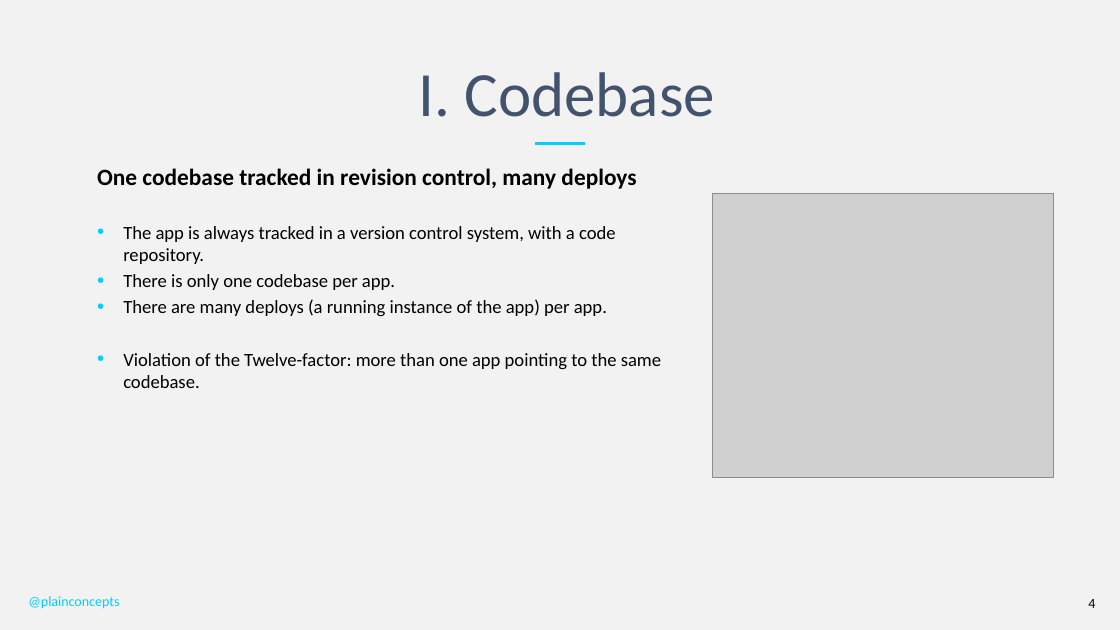
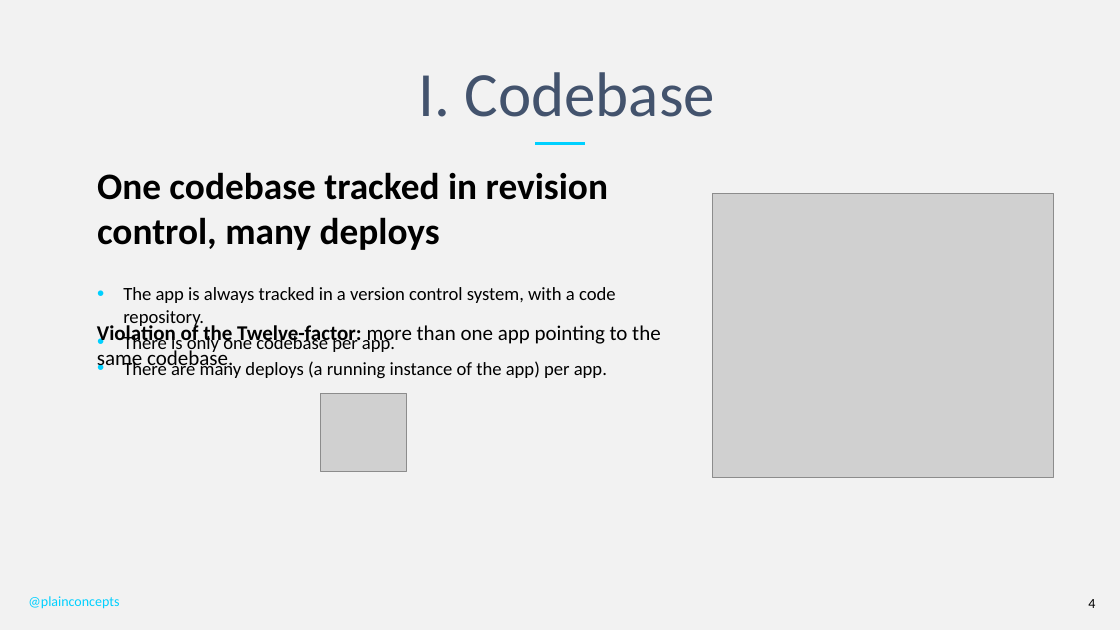
Before and after one commit to PlainConcepts/NetCore-Docker-Workshop, a slide deck: slide 4 of Docu/TheTwelveFactorApp.pptx. Drawn at 1120x630 pixels with LibreOffice and Linux fonts; fonts in the diff are those of the drawing; grey boxes stand for pictures; background and template pictures are left out. Boxes give left, top, right and bottom in pixels: in the first picture for what was removed or moved away, otherwise in the second. Text is boxed around its words. In the diff, an @@ line names an element or a change of style, - is before the commit and + after.

Commit message:
update ppt 12 factor app

```diff
--- a/Docu/TheTwelveFactorApp.pptx
+++ b/Docu/TheTwelveFactorApp.pptx
@@ text at [97, 172, 608, 250]: size 20 to 32 pt in "One codebase tracked in revision control, many ..."; more space between paragraphs @@
@@ text added at [97, 322, 660, 371], 18 pt, text #000000 @@
+Violation of the Twelve-factor: more than one app pointing to the same codebase.
@@ text at [123, 353, 661, 388]: paragraph removed @@
-• Violation of the Twelve-factor: more than one app pointing to the same codebase.
@@ picture added at [321, 394, 408, 472] @@
```
Also in this commit, not shown: 11 other slides changed.
